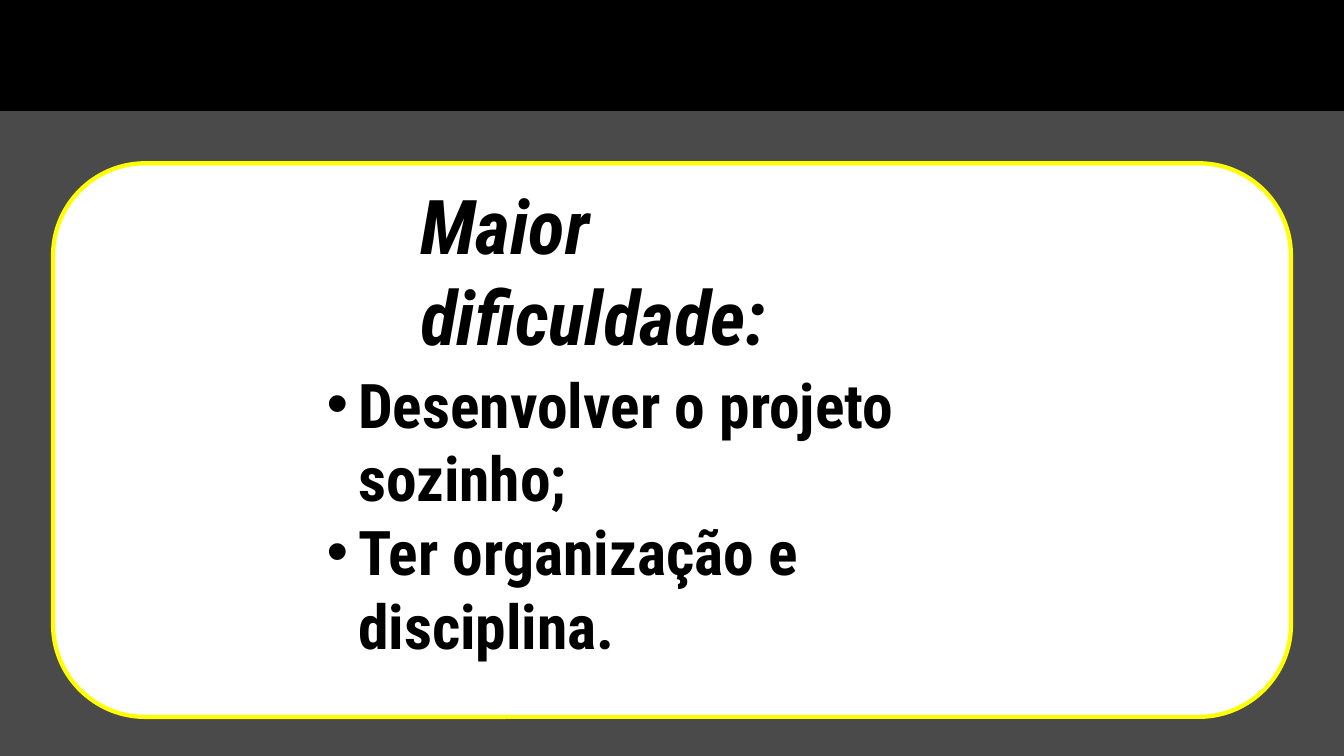
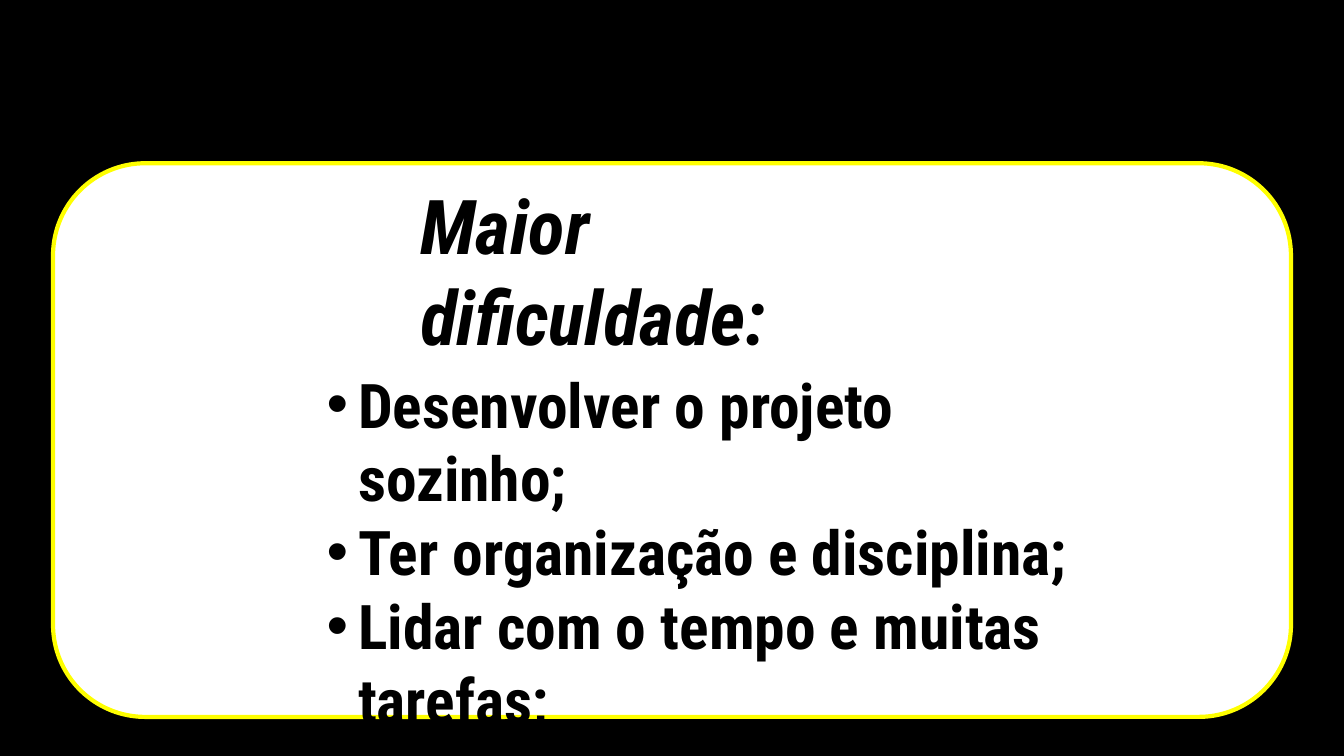
Before and after one commit to Coimbra1999/MOVEMENT, a slide deck: slide 4 of Apresentação1.pptx. Drawn at 1344x756 pixels with LibreOffice and Linux fonts; fonts in the diff are those of the drawing; background and template pictures are left out. Boxes give left, top, right and bottom in pixels: in the first picture for what was removed or moved away, otherwise in the second. Text is boxed around its words. In the diff, an @@ line names an element or a change of style, - is before the commit and + after.

Commit message:
ppt

```diff
--- a/Apresentação1.pptx
+++ b/Apresentação1.pptx
@@ background #000000 at 71% opacity to #000000 @@
@@ text at [358,528,1066,738]: text changed @@
-• Ter organização e disciplina.
+• Ter organização e disciplina;
+• Lidar com o tempo e muitas tarefas;
```
Also in this commit, not shown: 4 other slides changed, 1 slide added, 1 slide removed, 1 other file.
